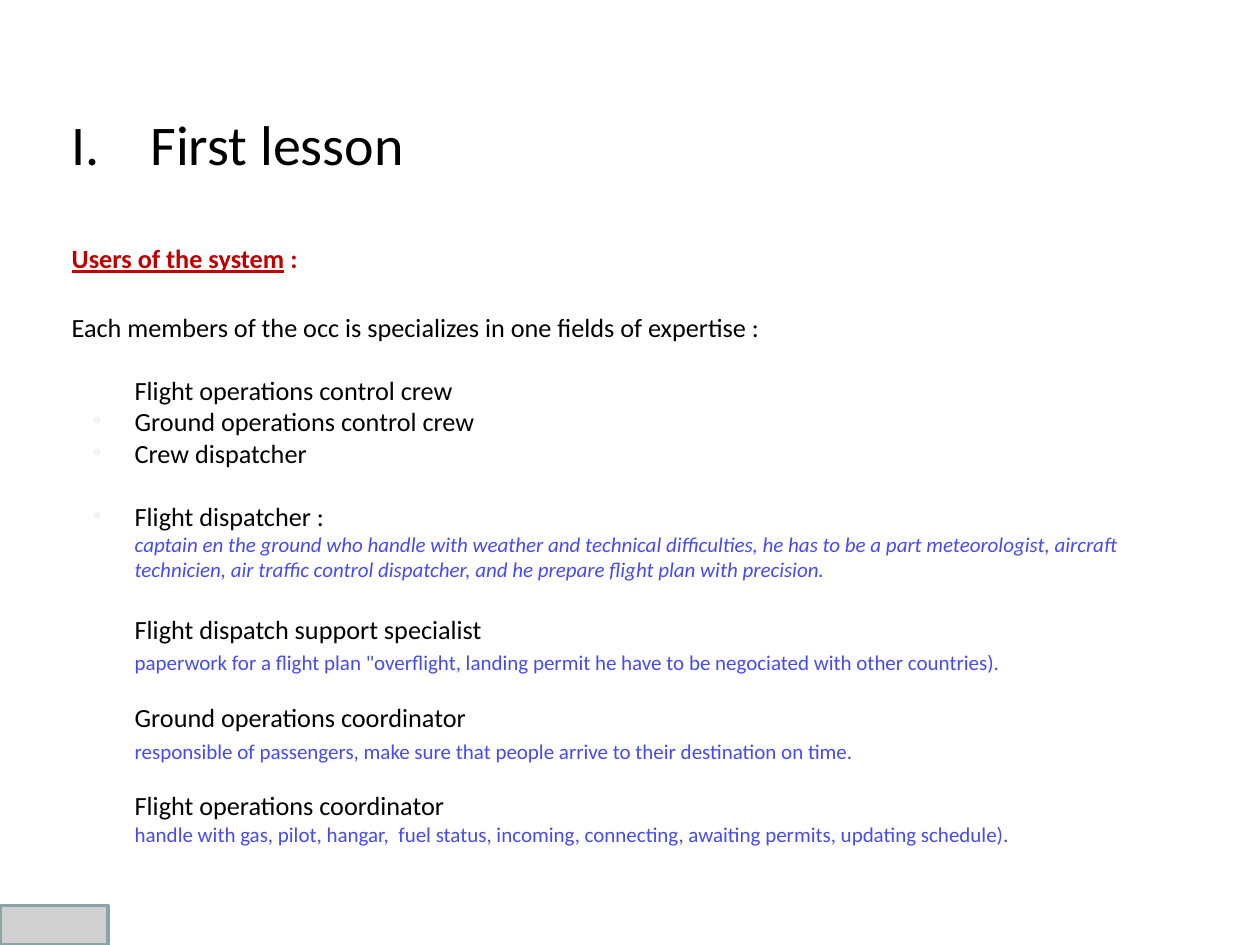
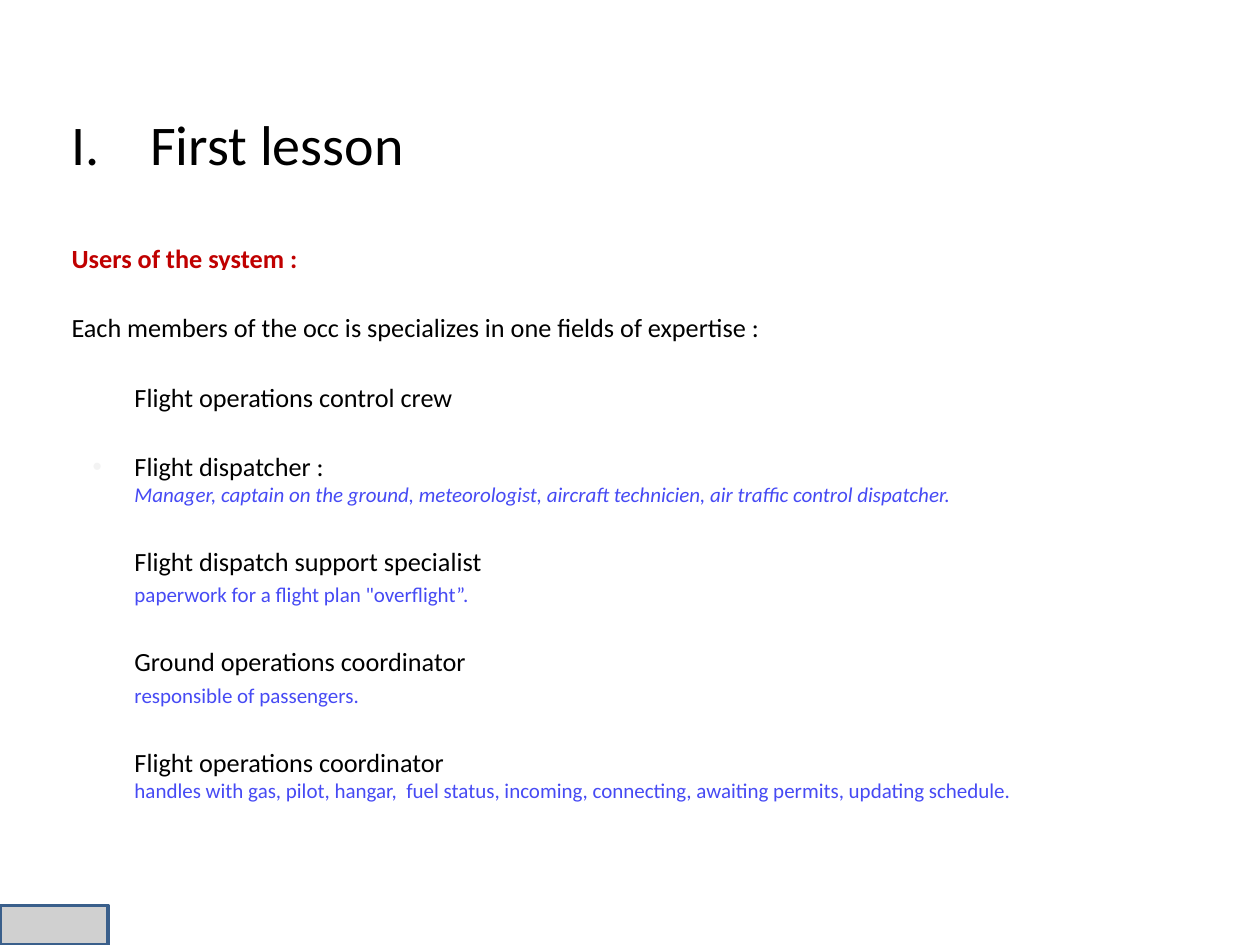
Before and after one commit to niss93/Preplane, a slide deck: slide 5 of Presentation.pptx. Drawn at 1260x945 pixels with LibreOffice and Linux fonts; fonts in the diff are those of the drawing; grey boxes stand for pictures; background and template pictures are left out. Boxes give left, top, right and bottom in pixels: in the first picture for what was removed or moved away, otherwise in the second. Text is boxed around its words. In the diff, an @@ line names an element or a change of style, - is before the commit and + after.

```diff
--- a/Presentation.pptx
+++ b/Presentation.pptx
@@ text at box(72, 249, 746, 342): indent changed; less space between paragraphs @@
@@ text at box(135, 412, 475, 468): paragraphs removed @@
-• Ground operations control crew
-• Crew dispatcher
@@ text at box(134, 487, 949, 506): text changed @@
-captain en the ground who handle with weather and technical difficulties, he has to be a part meteorologist, aircraft technicien, air traffic control dispatcher, and he prepare flight plan with precision.
+Manager, captain on the ground, meteorologist, aircraft technicien, air traffic control dispatcher.
@@ text at box(134, 587, 469, 606): text changed @@
-paperwork for a flight plan "overflight, landing permit he have to be negociated with other countries).
+paperwork for a flight plan "overflight”.
@@ text at box(134, 688, 358, 707): text changed @@
-responsible of passengers, make sure that people arrive to their destination on time.
+responsible of passengers.
@@ text at box(134, 783, 1010, 802): text changed @@
-handle with gas, pilot, hangar, fuel status, incoming, connecting, awaiting permits, updating schedule).
+handles with gas, pilot, hangar, fuel status, incoming, connecting, awaiting permits, updating schedule.
```
Also in this commit, not shown: 14 other slides changed, 1 slide added.
